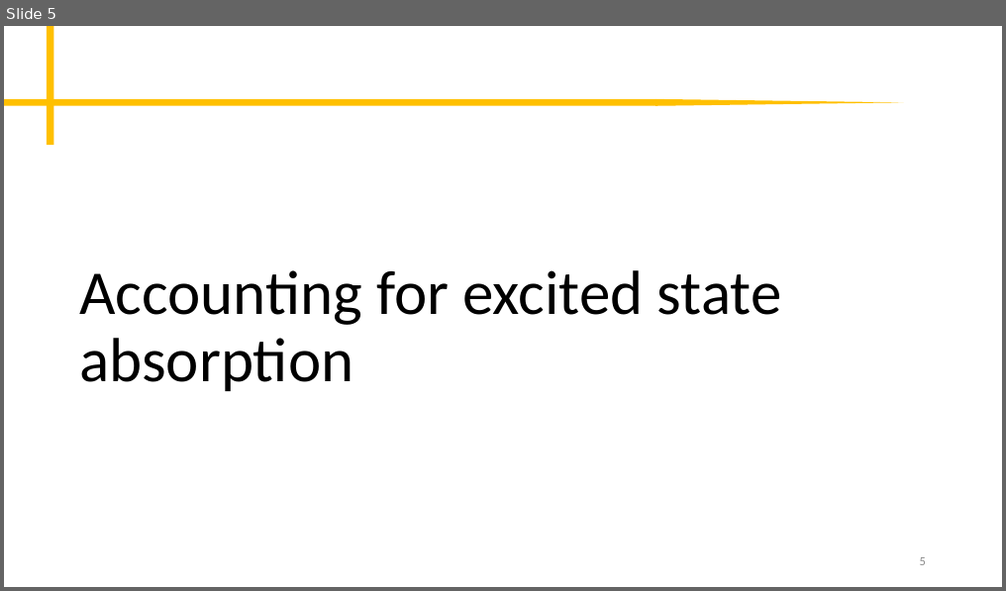
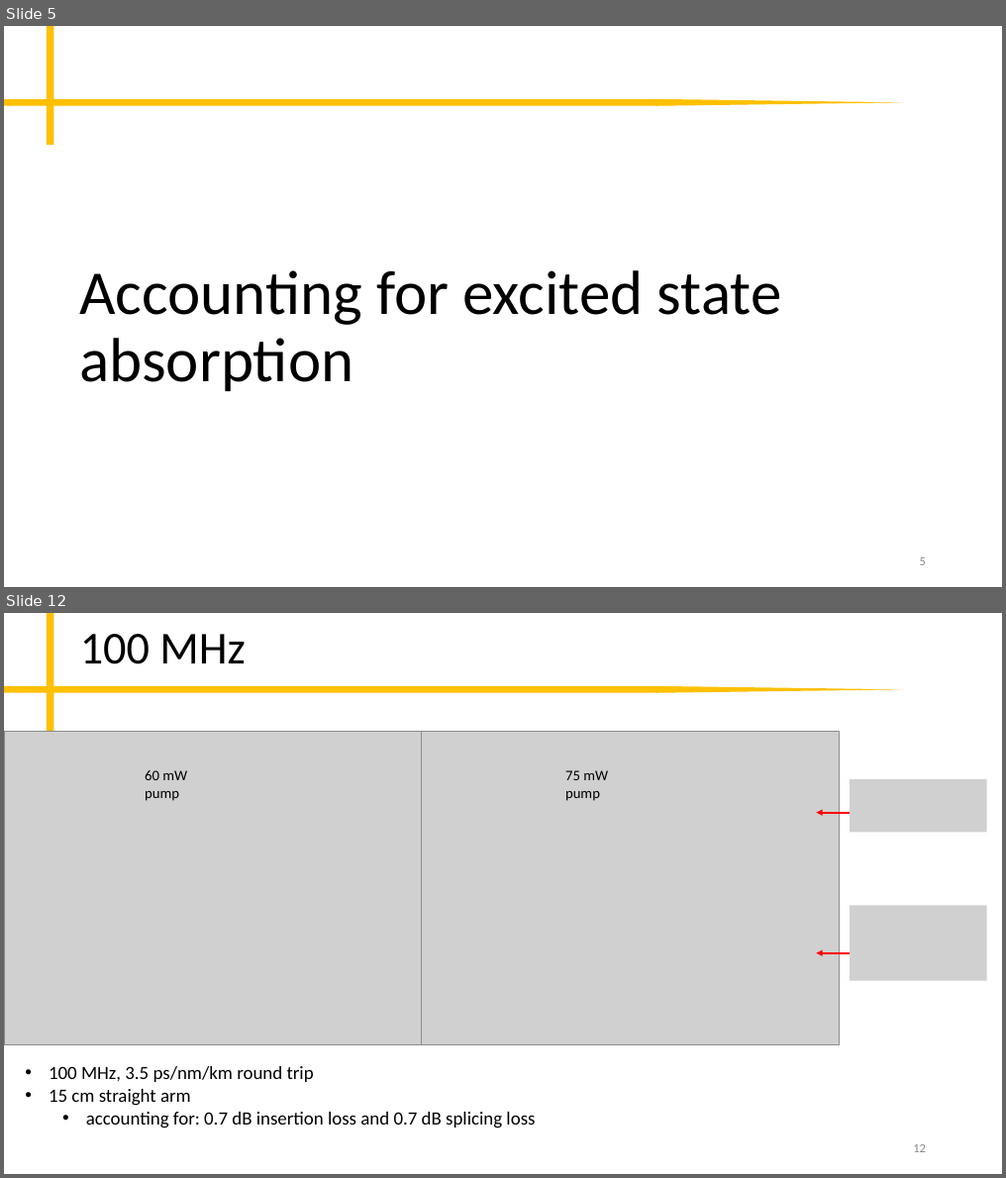
Before and after one commit to peter-chang62/Laser-Design-Scripts, a slide deck: memo.pptx. Shown one above the other, each under a label of ours: slide 5 before the commit, slides 5 and 12 after it; the slides between them are not shown. The pictures are 1006x591 and 1006x1178 pixels, drawn with LibreOffice and Linux fonts; fonts in the diff are those of the drawing; grey boxes stand for pictures. Boxes give left, top, right and bottom in pixels: in the first picture for what was removed or moved away, otherwise in the second. Text is boxed around its words. In the diff, an @@ line names an element or a change of style, - is before the commit and + after.

```diff
--- a/memo.pptx
+++ b/memo.pptx
@@ slide 12 added at bbox=[4, 613, 1002, 1174], background #FFFFFF; not listed: 3 template elements that a slide beside it also shows @@
@@ title added at bbox=[80, 634, 246, 664], 44 pt, text #000000 @@
+100 MHz
@@ picture added at bbox=[4, 732, 422, 1045] @@
@@ picture added at bbox=[422, 732, 840, 1045] @@
@@ text added at bbox=[145, 770, 187, 801], 14 pt, text #000000 @@
+60 mW pump
@@ text added at bbox=[565, 770, 608, 801], 14 pt, text #000000 @@
+75 mW pump
@@ picture added at bbox=[849, 779, 987, 833] @@
@@ arrow added from (849, 813) to (816, 813), #FF0000 2 pt @@
@@ picture added at bbox=[849, 906, 987, 981] @@
@@ arrow added from (849, 954) to (816, 954), #FF0000 2 pt @@
@@ text added at bbox=[49, 1066, 535, 1129], 18 pt, text #000000 @@
+• 100 MHz, 3.5 ps/nm/km round trip
+• 15 cm straight arm
+  • accounting for: 0.7 dB insertion loss and 0.7 dB splicing loss
@@ page number added at bbox=[913, 1145, 926, 1153], 12 pt, text #8C8C8C @@
+12
```
Also in this commit, not shown: 6 slides changed, 3 other slides added, 2 other files.
